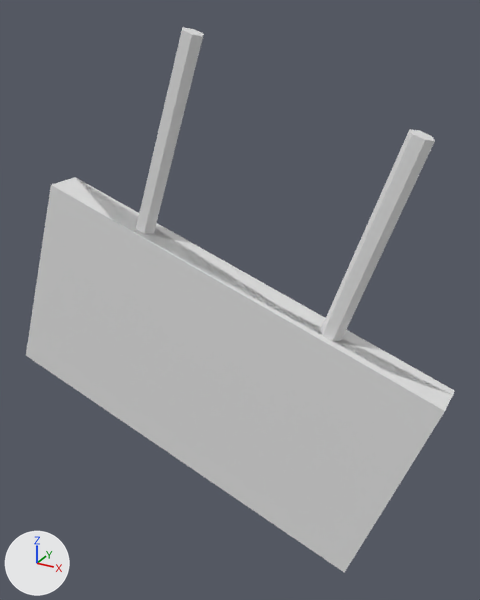
Renders of the OBJ model resources/models/Normalized/Sign/m1684.obj from each side of a commit.
Rendered twice from a 50 mm lens placed at (0.628, -1.001, 0.65), pointed at (0.053, 0.045, 0.127). Arrows for +X, +Y and +Z are at lower left; the lights stay in place. Where no turn or scale is listed for an object, it has been applied to the vertices.

Objects in the first picture: 'm1684'.
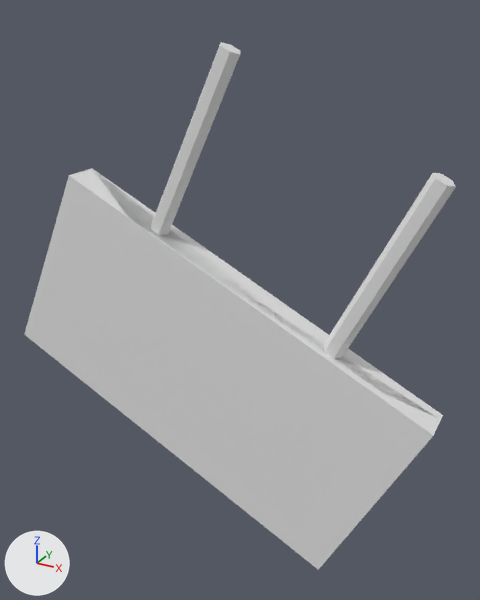
Where the change shows, as pixel boxes [x1, y1, x2, y2] in the pictures (480 x 600 px; the box of a moved part takes in the faces that stretch with it):
'm1684', reshaped: before [26, 27, 455, 573]; after [24, 42, 456, 570]
part 1 of me_m1684, moved or reshaped: before [26, 177, 455, 573]; after [24, 168, 443, 570]
part 2 of me_m1684, moved or reshaped: before [136, 27, 204, 234]; after [151, 42, 240, 235]
part 3 of me_m1684, rebuilt (17% wider, 12% shorter): before [321, 129, 435, 341]; after [323, 173, 456, 359]

What the commit changed:
me_m1684 is used by ob_m1684; location (0.0, 0.0, 0.0).
me_m1684 had 5484 vertices, 10952 faces and spanned x -0.482..0.476, y -0.033..0.044, z -0.379..0.621.
me_m1684 now has 4980 vertices, 9944 faces and spans x -0.474..0.463, y -0.033..0.044, z -0.4..0.6.
me_m1684 part 1: the loose piece of 129 vertices spanning x -0.482..0.476, y -0.033..0.044, z -0.379..0.327 is multiplied about the mesh origin by the matrix ((0.959, -0.008, 0.113), (0.008, 0.966, 0.004), (-0.113, -0.003, 0.959)).
me_m1684 part 2: the loose piece of 3074 vertices spanning x -0.156..0.011, y -0.021..0.017, z 0.236..0.621 is multiplied about the mesh origin by the matrix ((0.959, -0.008, 0.113), (0.008, 0.966, 0.004), (-0.113, -0.003, 0.959)).
me_m1684 part 3: the loose piece of 2281 vertices spanning x 0.237..0.404, y -0.02..0.019, z 0.101..0.486 is rebuilt with 1777 vertices and now spans x 0.24..0.441, y -0.015..0.02, z 0.066..0.426.
